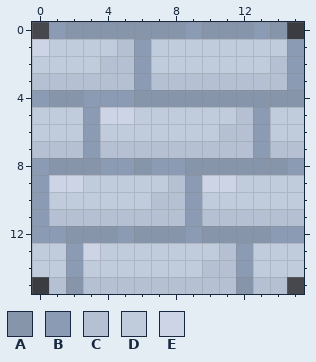
Edited in one commit: pixel-art file (Assets/Exports/StoneBrick.aseprite). The first picture shows the starting point.
16x16 pixels, 1 frame. Colours within 5 levels of each other are drawn and written as one.
Palette (. is transparent): A #8795ab  B #8b9bb4  C #b5c1d3  D #c0cbdc  E #cdd4e5
Pixels before, first column x 0:
 0 .BAAAAAAABAAABA.
 1 EDDDDCBDDDDDDDDB
 2 DDDDCCBDDDDDDDCB
 3 CCCCCCBCCCCCCCCB
 4 BAABBBAAAAAAAAAA
 5 DDDBEEDDDDDDCBDD
 6 DDDBDDDDDDDCCBDD
 7 CCCBCCCCCCCCCBCC
 8 BAAABBABBAAAAAAB
 9 BEEDDDDDCBEEDDDD
10 BDDDDDDCCBDDDDDD
11 BCCCCCCCCBCCCCCC
12 BBAAABAAABAAAABB
13 DDBEDDDDDDDCBDDD
14 DDBDDDDDDDCCBDDD
15 .CACCCCCCCCCACC.
After the commit:
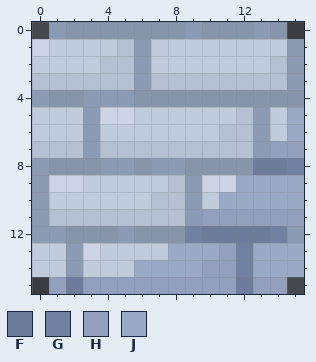
Colours new in this view: F #6d7c9a  G #7081a2  H #92a0bd  J #9aa9c6
From old to new:
layer "Layer 2" multiply added
Changed rows in their new state; - is an unchanged pixel.
Layer "Layer 2":
first column x 1:
 5 --------------J
 6 --------------J
 7 -------------HH
 8 ------------FFG
 9 -----------JJJJ
10 ----------JJJJJ
11 ---------HHHHHH
12 --------GFFFFG-
13 -------JJJHGJJJ
14 -----JJJJHHGJJJ
15 HFHHHHHHHHHFHH-
